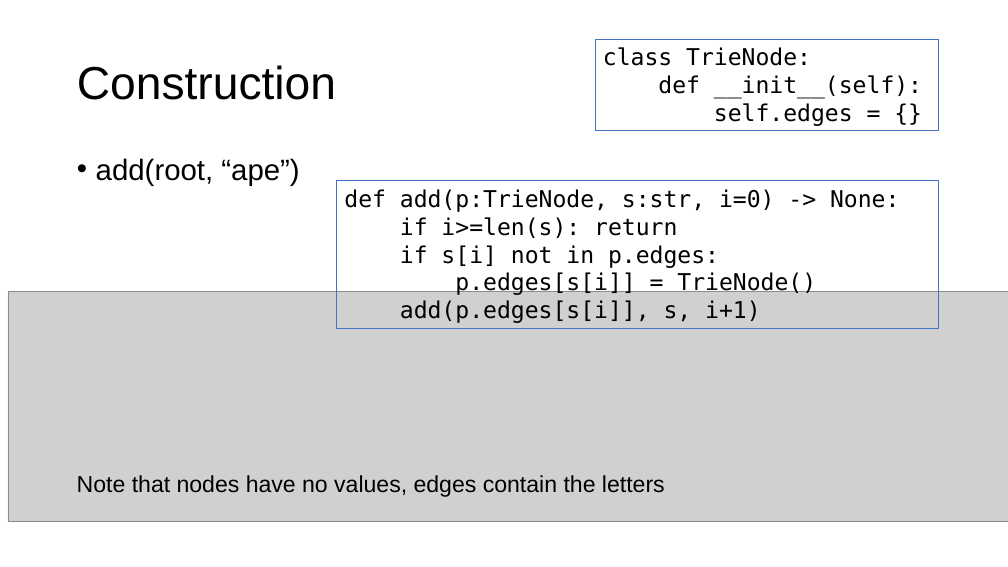
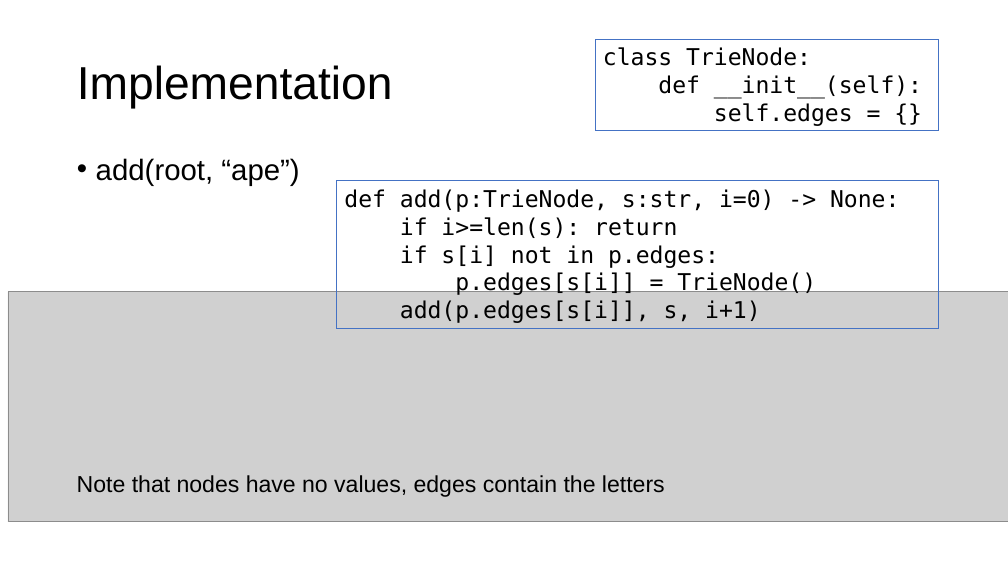
Before and after one commit to parrt/msds689, a slide deck: slide 12 of notes/searching.pptx. Drawn at 1008x567 pixels with LibreOffice and Linux fonts; fonts in the diff are those of the drawing; grey boxes stand for pictures; background and template pictures are left out. Boxes give left, top, right and bottom in pixels: in the first picture for what was removed or moved away, otherwise in the second. Text is boxed around its words. In the diff, an @@ line names an element or a change of style, - is before the commit and + after.

```diff
--- a/notes/searching.pptx
+++ b/notes/searching.pptx
@@ title at [77,65,393,109]: text changed @@
-Construction
+Implementation
```
Also in this commit, not shown: 7 other slides changed, 3 other files.
